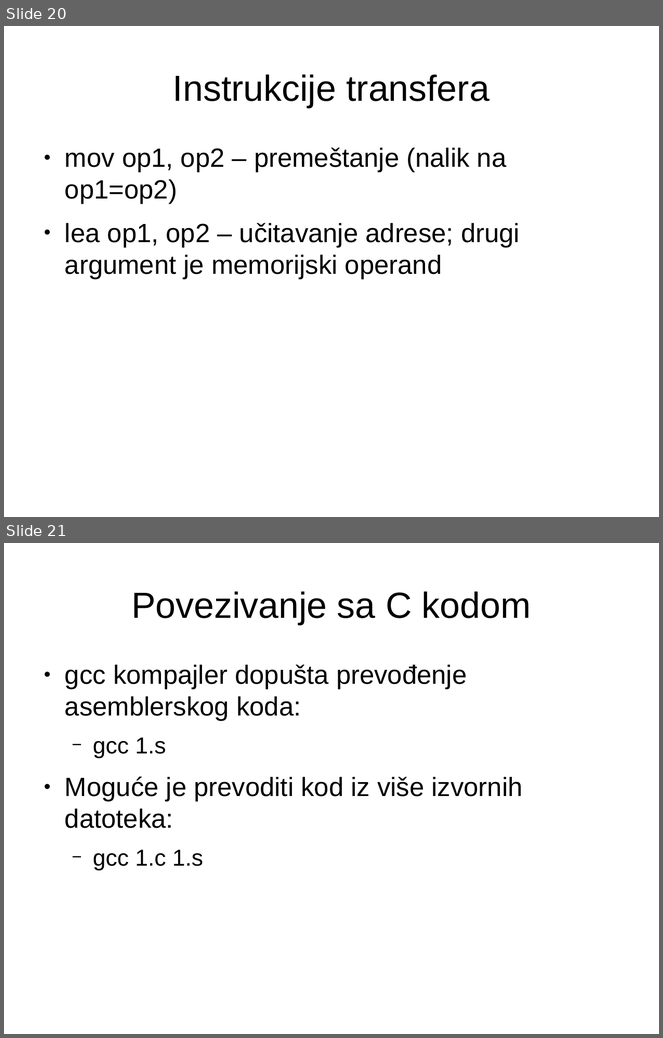
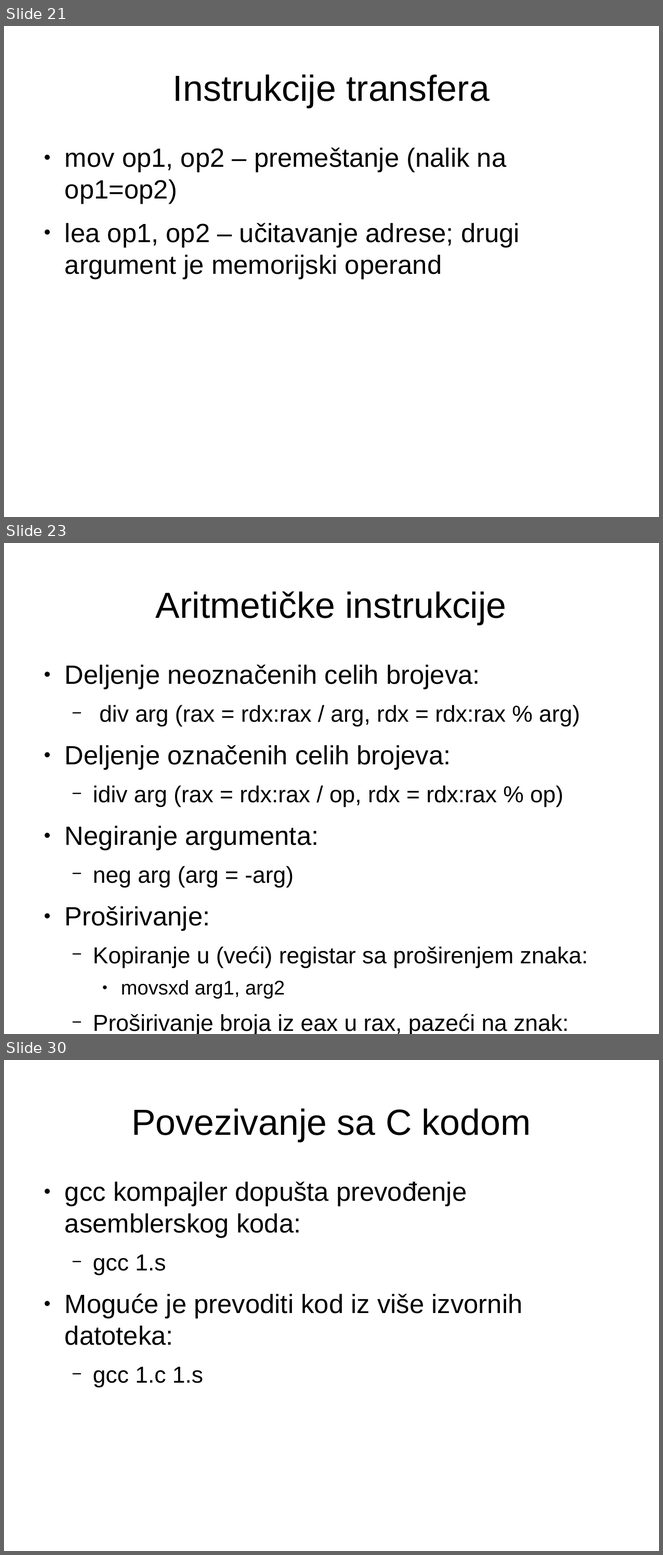
Before and after one commit to NikolaMilev/assembler-prezentacije, a slide deck: cas01/prez.odp. Shown one above the other, each under a label of ours: slides 20 and 21 before the commit, slides 21, 23 and 30 after it; the slides between them are not shown. The pictures are 663x1038 and 663x1555 pixels, drawn with LibreOffice and Linux fonts; fonts in the diff are those of the drawing. Boxes give left, top, right and bottom in pixels: in the first picture for what was removed or moved away, otherwise in the second. Text is boxed around its words. In the diff, an @@ line names an element or a change of style, - is before the commit and + after.

Commit message:
Dodate aritmeticke i logicke instrukcije, kao i instrukcije poredjenja i kontrole toka

```diff
--- a/cas01/prez.odp
+++ b/cas01/prez.odp
@@ slide 23 added at (4,543,659,1034), background #FFFFFF @@
@@ title added at (156,591,506,625), 44 pt, text #000000 @@
+Aritmetičke instrukcije
@@ text added at (65,665,588,1034), 28 pt, text #000000 @@
+● Deljenje neoznačenih celih brojeva:
+  − div arg (rax = rdx:rax / arg, rdx = rdx:rax % arg)
+● Deljenje označenih celih brojeva:
+  − idiv arg (rax = rdx:rax / op, rdx = rdx:rax % op)
+● Negiranje argumenta:
+  − neg arg (arg = -arg)
+● Proširivanje:
+  − Kopiranje u (veći) registar sa proširenjem znaka:
+    ● movsxd arg1, arg2
+  − Proširivanje broja iz eax u rax, pazeći na znak:
+    ● cdqe
@@ what was slide 20 is now slide 21 @@
@@ what was slide 21 is now slide 30 @@
```
Also in this commit, not shown: 8 slides changed, 8 other slides added, 4 other files.
